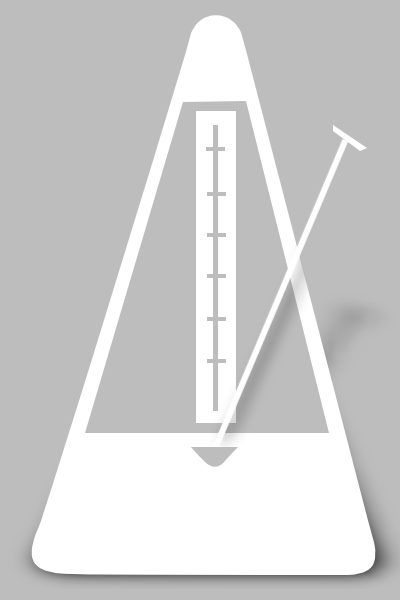
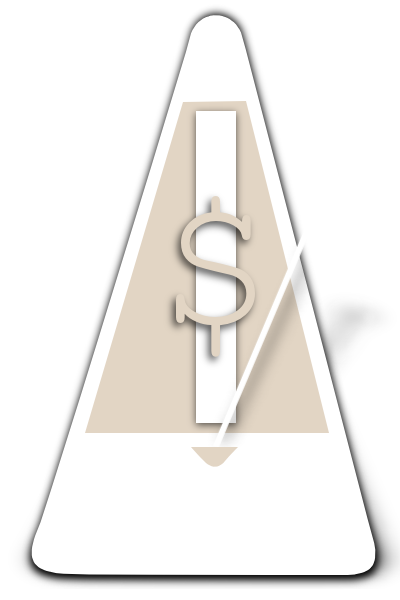
Layers edited between the first and the second 400×600 image:
added layer "$" above "$ shadow" over [176, 196, 255, 357]
added layer "$ shadow" (69%) above "pendulum-tip" over [163, 191, 262, 370]
painted on "pendulum" over [191, 447, 238, 467]
hid "dial-face" over [206, 125, 226, 411]
added layer "dial copy" (65%) above "face" over [186, 103, 246, 433]
painted on "face" over [85, 101, 329, 433]
added layer "slight shadow" above "big shadow" over [21, 4, 387, 590]
hid "Background" over [0, 0, 400, 600]
